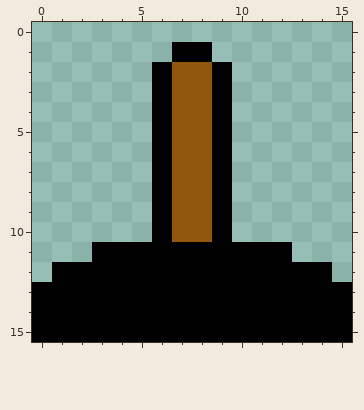
Pixel-art sprite: media/user621461af90/palanca.ani.0003.png. Above: the version before the commit.
The file is 16x16 pixels. Pixels under 10% opacity are left out.
After:
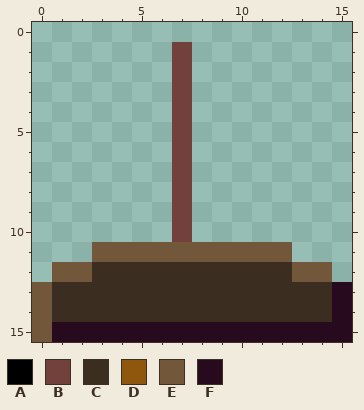
Palette (. is transparent): A #000000  B #73413c  C #3b2d1f  D #8f560d  E #73573b  F #280a1e
The exact change:
@@ x 0..15 @@
  0 ................
- 1 .......AA.......
- 2 ......ADDA......
- 3 ......ADDA......
- 4 ......ADDA......
- 5 ......ADDA......
- 6 ......ADDA......
- 7 ......ADDA......
- 8 ......ADDA......
- 9 ......ADDA......
-10 ......ADDA......
-11 ...AAAAAAAAAA...
-12 .AAAAAAAAAAAAAA.
-13 AAAAAAAAAAAAAAAA
-14 AAAAAAAAAAAAAAAA
-15 AAAAAAAAAAAAAAAA
+ 1 .......B........
+ 2 .......B........
+ 3 .......B........
+ 4 .......B........
+ 5 .......B........
+ 6 .......B........
+ 7 .......B........
+ 8 .......B........
+ 9 .......B........
+10 .......B........
+11 ...EEEEEEEEEE...
+12 .EECCCCCCCCCCEE.
+13 ECCCCCCCCCCCCCCF
+14 ECCCCCCCCCCCCCCF
+15 EFFFFFFFFFFFFFFF
Pixel boxes of the changes (left, top, right, bottom) in both pictures:
changed: (32, 42, 352, 342)
